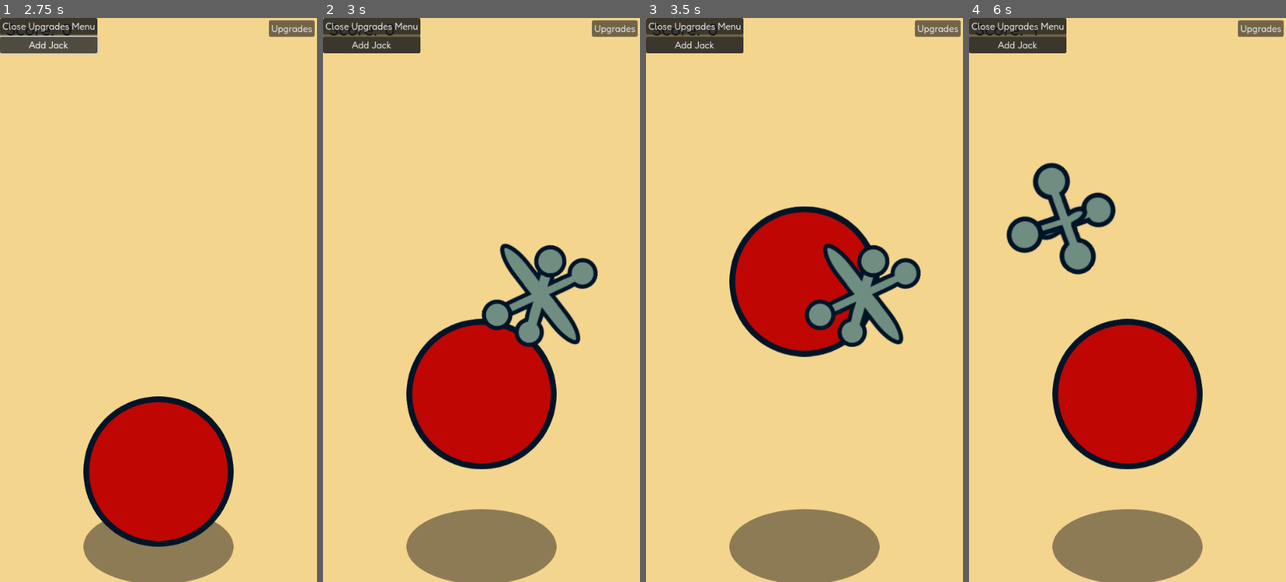
Above: before the commit, frames 1-4 (left to right).
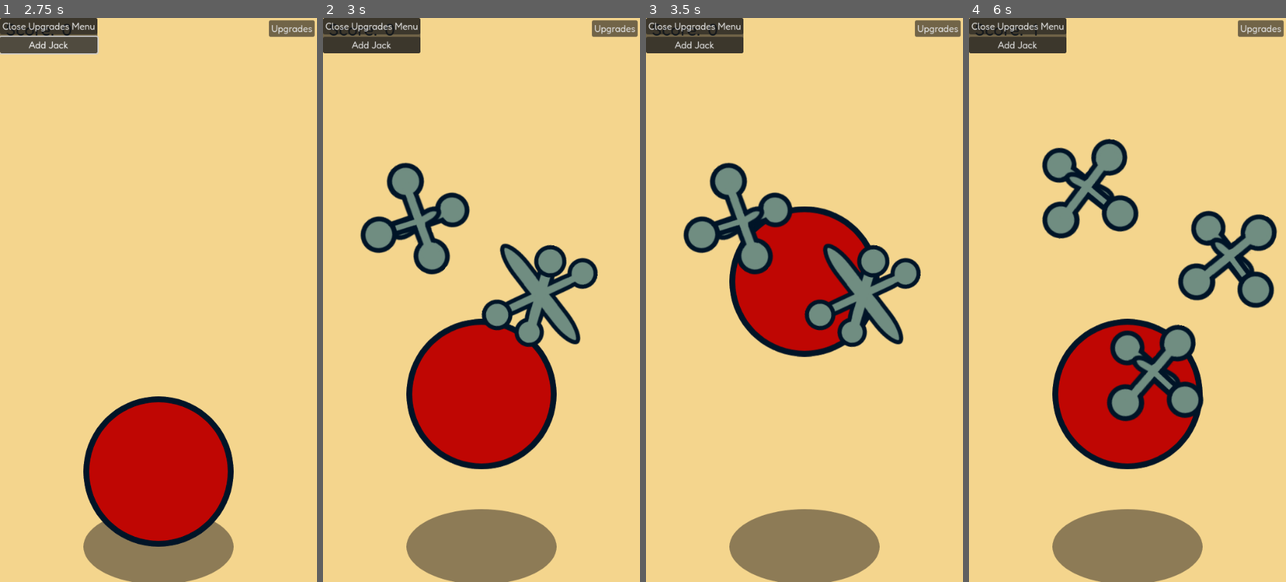
Above: after the commit, the same moments.

Repository: casellner/Idle-Jacks
Game: Godot game, scene res://game.tscn
The game is run twice, just before and just after one commit, with the same random seed, the same clock (stepped at 60 frames per second) and the same inputs.
Inputs (mouse positions are in pixels of both pictures, inside the frame that each line leads up to):
- Up to frame 1 (2.75 s): click (158, 198) at 0.5 s; click "Upgrades" at 1.25 s; click "Add Jack" at 2 s
- Up to frame 2 (3 s): click (481, 469) at 2.75 s
- Up to frame 3 (3.5 s): no input
- Up to frame 4 (6 s): click (1184, 294) at 3.52 s; click "Add Jack" at 4.25 s; click "Upgrades" at 5 s; click (1127, 469) at 5.75 s

Frame 1 is identical in both runs. In frame 2, 3.1% of the frame differs, in the area x 11-47%, y 25-46%; in frame 3, 3.0%; in frame 4, 11%, in the area x 11-98%, y 21-72%.

Commit message:
Add functionality for add jacks upgrade

Diff:
--- a/Godot/scripts/game.gd
+++ b/Godot/scripts/game.gd
@@ -3,7 +3,7 @@
 var mynode = preload("res://jack.tscn") # for spawning jacks
 
 var rand = RandomNumberGenerator.new() # Random number for Jack position
-var jack_instance
+var jack_instances = []
 
 var score = 0 # Number of jacks collected
 
@@ -20,9 +20,9 @@
 	# if ball is on the ground
 	if $Ball.is_on_floor():
 		# delete any jacks
-		if jack_instance:
-			jack_instance.queue_free()
-			jack_instance = null
+		for instance in jack_instances:
+			if instance:
+				instance.queue_free()
 
 	# Debugging code to bounce ball by pressing space bar
 	#	# if ball is clicked
@@ -33,20 +33,21 @@
 # Function: spawn_jack()
 # Purpose:  This function instantiates a jack and gives it a random position
 func spawn_jack():
-	var x = rand.randf_range(90, 450) # 540 - 90
-	var y = rand.randf_range(90, 870) # 960 - 90
+	for n in num_jacks:
+		var x = rand.randf_range(90, 450) # 540 - 90
+		var y = rand.randf_range(90, 870) # 960 - 90
 
-	jack_instance = mynode.instantiate()
-	jack_instance.position = Vector2(x, y) # set random position
-	jack_instance.rotation = randf_range(0, 2 * PI) #set random rotation
-	add_child(jack_instance)
-	jack_instance.connect("jack_clicked", Callable(self, "score_jack"))
+		var jack_instance = mynode.instantiate()
+		jack_instance.position = Vector2(x, y) # set random position
+		jack_instance.rotation = randf_range(0, 2 * PI) #set random rotation
+		add_child(jack_instance)
+		jack_instance.connect("jack_clicked", Callable(self, "score_jack"))
+		jack_instances.append(jack_instance)
 
 
 # Function: score_jack()
 # Purpose:  This function updates the score and plays the 'jack collected' audio
 func score_jack():
-	jack_instance = null # Prevents game from crashing
 	score += 1
 
 	# update text label
@@ -71,7 +72,6 @@
 	$"Upgrades Menu".hide()
 
 func _on_upgrades_menu_add_jack() -> void:
-	print("Here")
 	num_jacks += 1
 	print(num_jacks)
 
